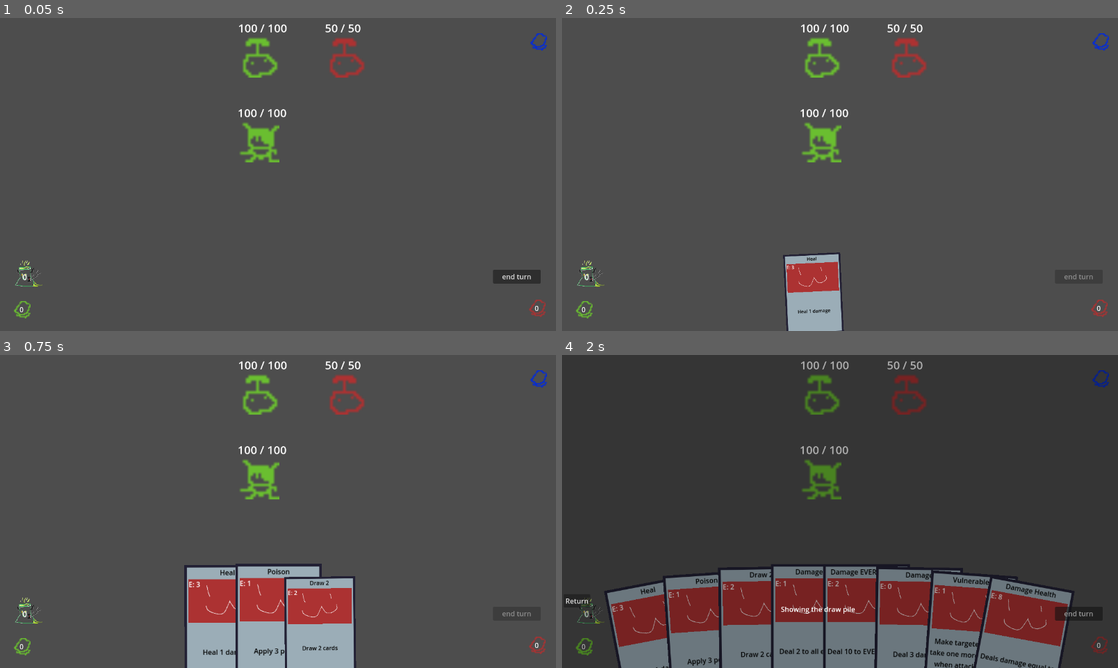
Above: before the commit, frames 1-4 (two rows, left to right).
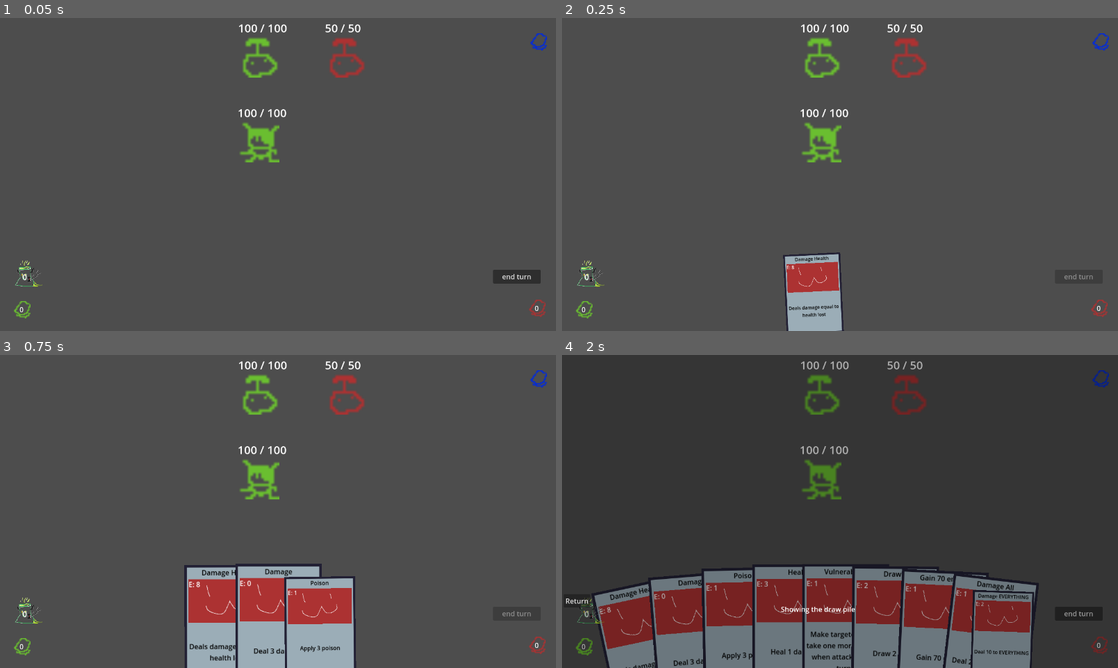
Above: after the commit, the same moments.

Repository: Saplings-Projects/1M_sub
Game: Godot game, scene res://#Scenes/TestingScene.tscn
The game is run twice, just before and just after one commit, with the same random seed, the same clock (stepped at 60 frames per second) and the same inputs.
Inputs (mouse positions are in pixels of both pictures, inside the frame that each line leads up to):
- Up to frame 1 (0.05 s): no input
- Up to frame 2 (0.25 s): no input
- Up to frame 3 (0.75 s): click (255, 624) at 0.52 s
- Up to frame 4 (2 s): click "0" at 1.25 s

Frame 1 is identical in both runs. In frame 2, 0.2% of the frame differs, in the area x 40-50%, y 76-96%; in frame 3, 0.5%; in frame 4, 9.0%, in the area x 5-93%, y 66-100%.

Commit message:
adds a effect and card to add more energy, Label updates when the energy changes.

Diff:
--- a/#Scenes/TestingScene.tscn
+++ b/#Scenes/TestingScene.tscn
@@ -1,7 +1,8 @@
-[gd_scene load_steps=21 format=3 uid="uid://b60uabg68ra1l"]
+[gd_scene load_steps=22 format=3 uid="uid://b60uabg68ra1l"]
 
 [ext_resource type="PackedScene" uid="uid://clmg3l3n28x38" path="res://Entity/Player/Player.tscn" id="3_4psp7"]
 [ext_resource type="PackedScene" uid="uid://dpjfy4pv0vxst" path="res://Cards/CardContainer.tscn" id="3_e7sws"]
+[ext_resource type="Resource" uid="uid://ckaua56xmrxib" path="res://Cards/Resource/Card_Energy.tres" id="4_krnn7"]
 [ext_resource type="Resource" uid="uid://dxgoopi1roxu4" path="res://Cards/Resource/Card_Damage.tres" id="4_ol33a"]
 [ext_resource type="Resource" uid="uid://0x385c3nuq8f" path="res://Cards/Resource/Card_DamageAll.tres" id="5_icdnp"]
 [ext_resource type="Resource" uid="uid://boodcfdepyk5i" path="res://Cards/Resource/Card_DamageHealth.tres" id="6_qsijp"]
@@ -48,7 +49,7 @@
 anchor_bottom = 1.0
 grow_horizontal = 2
 grow_vertical = 0
-default_deck = Array[Resource("res://Cards/CardBase.gd")]([ExtResource("4_ol33a"), ExtResource("5_icdnp"), ExtResource("6_qsijp"), ExtResource("7_pyrgi"), ExtResource("8_4qeej"), ExtResource("9_g2pug"), ExtResource("10_bsfis"), ExtResource("11_lk3kc")])
+default_deck = Array[Resource("res://Cards/CardBase.gd")]([ExtResource("4_ol33a"), ExtResource("5_icdnp"), ExtResource("6_qsijp"), ExtResource("7_pyrgi"), ExtResource("8_4qeej"), ExtResource("9_g2pug"), ExtResource("10_bsfis"), ExtResource("11_lk3kc"), ExtResource("4_krnn7")])
 starting_hand_size = 10
 max_hand_width = 900.0
 min_card_separation = 90.0
--- /dev/null
+++ b/Cards/Effects/EffectAddEnergy.gd
@@ -0,0 +1,5 @@
+class_name EffectAddEnergy extends EffectBase
+
+# @overide
+func apply_effect(_caster: Entity, _target: Entity, value: int) -> void:
+    PlayerManager.player.get_energy_component().add_energy(value)
--- /dev/null
+++ b/Cards/Resource/Card_Energy.tres
@@ -0,0 +1,22 @@
+[gd_resource type="Resource" script_class="CardBase" load_steps=6 format=3 uid="uid://ckaua56xmrxib"]
+
+[ext_resource type="Script" path="res://Cards/Effects/EffectAddEnergy.gd" id="1_3yh17"]
+[ext_resource type="Script" path="res://Cards/Effects/EffectData.gd" id="2_dr7f0"]
+[ext_resource type="Script" path="res://Cards/CardBase.gd" id="3_opvsg"]
+
+[sub_resource type="Resource" id="Resource_jur0i"]
+script = ExtResource("1_3yh17")
+
+[sub_resource type="Resource" id="Resource_6gvxm"]
+script = ExtResource("2_dr7f0")
+effect = SubResource("Resource_jur0i")
+value = 70
+target_type = 0
+
+[resource]
+script = ExtResource("3_opvsg")
+application_type = 0
+energy_cost = 1
+card_title = "Gain 70 energy"
+card_description = "Gain 70 energy"
+card_effects_data = Array[ExtResource("2_dr7f0")]([SubResource("Resource_6gvxm")])
--- a/Entity/Components/EnergyComponent.gd
+++ b/Entity/Components/EnergyComponent.gd
@@ -7,7 +7,7 @@
 @export var ignore_cost: bool = false
 var energy = starting_energy
 
-signal on_energy_changed(new_energy: int)
+signal on_energy_changed
 
 func is_playable(card: CardWorld) -> bool:
 	if ignore_cost:
@@ -25,7 +25,7 @@
 	if energy < 0:
 		energy = 0
 
-	on_energy_changed.emit(energy)
+	on_energy_changed.emit()
 
 
 func on_turn_end() -> void:
@@ -35,4 +35,8 @@
 	else:
 		energy += energy_generation
 
-	on_energy_changed.emit(energy)
+	on_energy_changed.emit()
+
+func add_energy(value: int) -> void:
+	energy += value
+	print(energy)
--- a/UI/EnergyLabel.gd
+++ b/UI/EnergyLabel.gd
@@ -6,11 +6,25 @@
 func _ready():
 	energy_component = PlayerManager.player.get_energy_component()
 
-	energy_component.on_energy_changed.connect(_set_label)
-	_set_label(energy_component.energy)
+	energy_component.on_energy_changed.connect(on_energy_change)
+	CardManager.on_card_action_finished.connect(on_card_played)
+	PhaseManager.on_phase_changed.connect(on_turn_end)
+	update_label()
 
-func on_turn_end():
-	pass
+func on_turn_end(_new_phase, _old_phase):
+	print("phase change")
+	update_label()
 
-func _set_label(new_energy):
-	text = str(new_energy)
+
+func on_card_played(_card):
+	print("card played")
+	update_label()
+
+func on_energy_change():
+	print("card played")
+	update_label()
+
+func update_label():
+	print(energy_component.energy)
+	print("asdfjodisj")
+	text = str(energy_component.energy)
